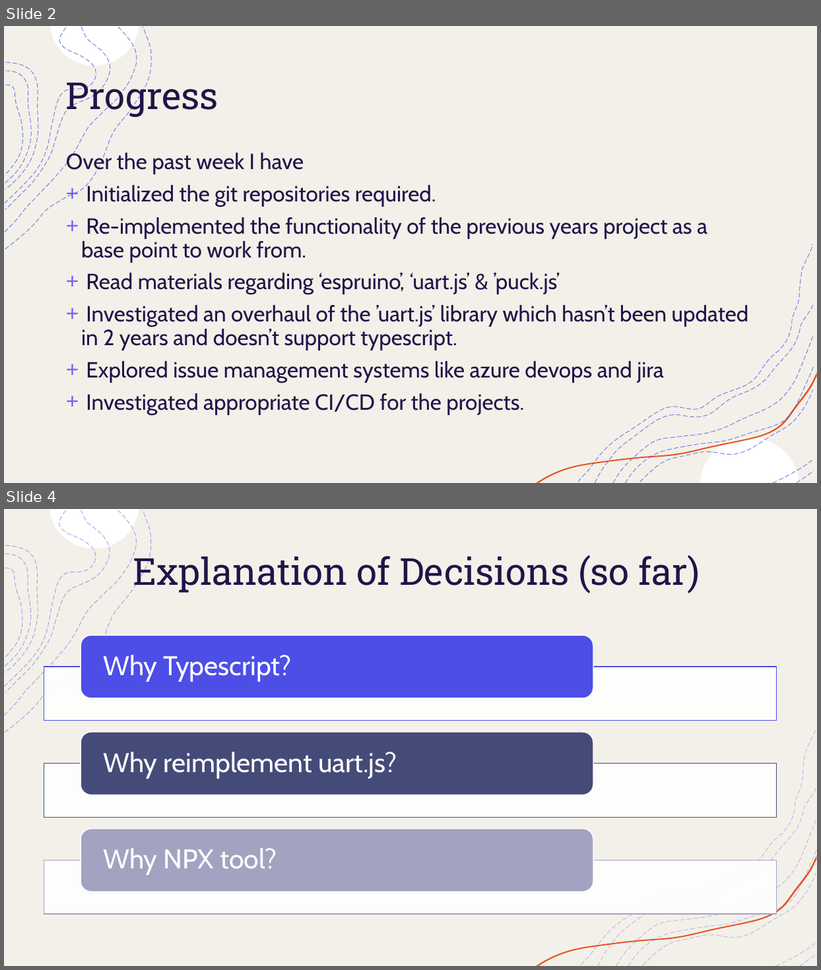
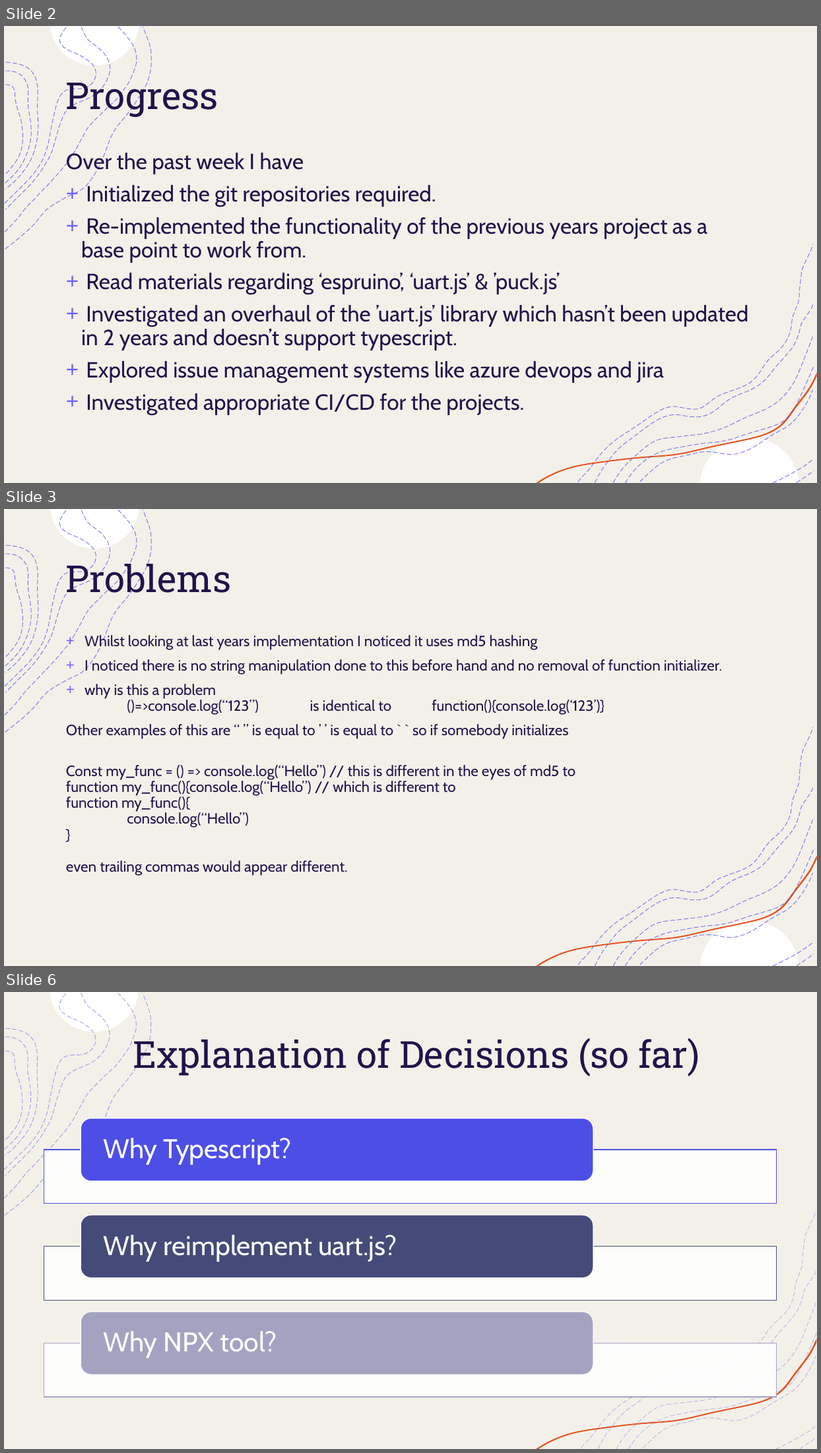
Before and after one commit to callummclu/dissertation, a slide deck: presentation/Week3_presentation.pptx. Shown one above the other, each under a label of ours: slides 2 and 4 before the commit, slides 2, 3 and 6 after it; the slides between them are not shown. The pictures are 821x970 and 821x1453 pixels, drawn with LibreOffice and Linux fonts; fonts in the diff are those of the drawing. Boxes give left, top, right and bottom in pixels: in the first picture for what was removed or moved away, otherwise in the second. Text is boxed around its words. In the diff, an @@ line names an element or a change of style, - is before the commit and + after.

```diff
--- a/presentation/Week3_presentation.pptx
+++ b/presentation/Week3_presentation.pptx
@@ slide 3 added at box(4, 509, 817, 966), background #FFFFFF; not listed: 18 template elements that a slide beside it also shows @@
@@ title added at box(66, 558, 232, 601), 44 pt, text #201449 @@
+Problems
@@ text added at box(66, 635, 722, 876), 17.5 pt, text #201449 @@
++ Whilst looking at last years implementation I noticed it uses md5 hashing
++ I noticed there is no string manipulation done to this before hand and no removal of function initializer.
++ why is this a problem
+  ()=>console.log(“123”) is identical to function(){console.log(‘123’)}
+Other examples of this are “ ” is equal to ’ ’ is equal to ` ` so if somebody initializes
+Const my_func = () => console.log(“Hello”) // this is different in the eyes of md5 to
+function my_func(){console.log(“Hello”) // which is different to
+function my_func(){
+console.log(“Hello”)
+}
+even trailing commas would appear different.
@@ what was slide 4 is now slide 6 @@
```
Also in this commit, not shown: 1 slide changed, 1 other slide added.
